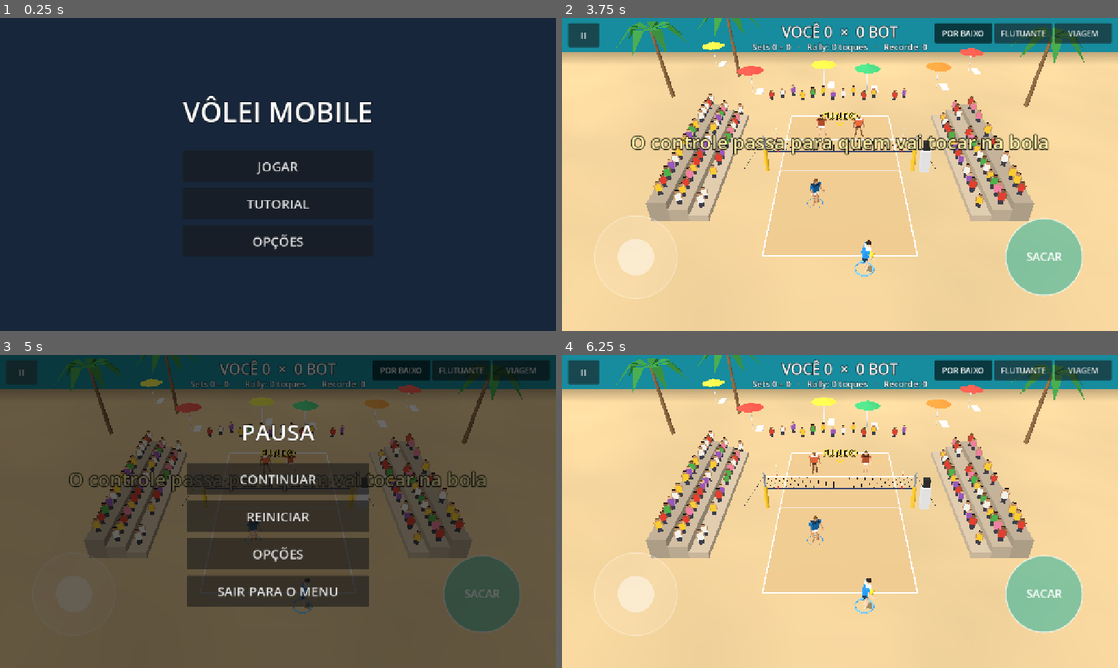
Above: before the commit, frames 1-4 (two rows, left to right).
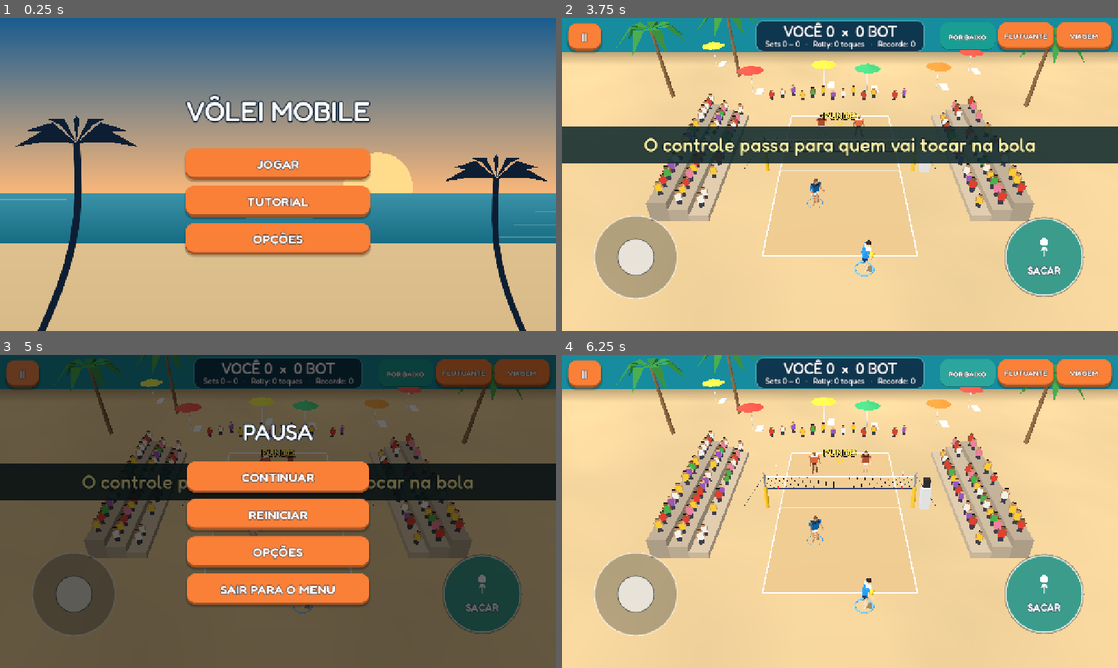
Above: after the commit, the same moments.

Repository: viniciolimadev/v-slash
Game: Godot game, scene res://scenes/app.tscn
Two runs of this game, one before a commit and one after it. Both use one fixed random seed, a clock stepped at 60 frames per second and the inputs below.
Inputs:
- Up to frame 1 (0.25 s): no input
- Up to frame 2 (3.75 s): click "JOGAR" at 0.5 s; click "1v1" at 1.25 s; click "2v2" at 2 s; click "FÁCIL · 0V 0D" at 2.75 s; click "PULAR" at 3.5 s
- Up to frame 3 (5 s): click "II" at 4.25 s
- Up to frame 4 (6.25 s): click "REINICIAR" at 5 s; click "POR BAIXO" at 5.75 s

The runs differ from the first frame. In frame 1, 97% of the frame differs, in the area x 0-100%, y 0-100%; in frame 2, 23%; in frame 3, 32%; in frame 4, 12%.

Commit message:
UI: beach theme, Fredoka font, action icons and HUD plate (F4 · 4.7)
UiTheme builds the theme in code and merges it into Godot's default
theme once (CanvasLayers don't inherit a parent's theme): pill buttons
with a pressed state, thick slider track with a big knob, panels.
Menu screens draw an illustrated sunset beach (ScreenBackdrop) and fade
in for 0.2 s (no slide, so e2e button positions stay valid); pause
keeps the dim overlay. The score sits on a plate, banners on a band,
the action button draws a vector icon above the label (B4-5) and the
joystick/button get dark rims to read on sand. Pause and serve picker
are 64 px tall.

Test: _test_theme_targets (26 buttons/sliders across title, level,
options, result, pause and HUD are >= 64 px at 720p); HUD layout test
now waits two frames for the plate to fit its text.

Diff:
--- a/scripts/main.gd
+++ b/scripts/main.gd
@@ -43,6 +43,7 @@
 		views = false
 	if config == null:
 		config = MatchConfig.new()
+	UiTheme.install()
 	_setup_input()
 	_build_world()
 	_build_match()
@@ -60,6 +61,7 @@
 func _process(_delta: float) -> void:
 	markers.refresh()
 	controls.action_label = game.action_label(_me())
+	controls.action_act = game.current_act(_me())
 	controls.action_hot = game.is_hot(_me())
 	controls.queue_redraw()
 	hud.set_board(game.rules, game.rally_touches, game.best_rally)
--- a/scripts/ui/hud.gd
+++ b/scripts/ui/hud.gd
@@ -12,6 +12,7 @@
 enum Mode { STANDALONE, MATCH, TUTORIAL }
 
 var _score: Label
+var _plate: PanelContainer
 var _rally: Label
 var _badge: Label
 var _banner: Label
@@ -33,12 +34,26 @@
 	add_child(root)
 	# "and_offsets": só set_anchors_preset() mantém o retângulo atual (0x0)
 	root.set_anchors_and_offsets_preset(Control.PRESET_FULL_RECT)
-	_score = _make_label(root, 34, 8.0, 46.0)
-	_rally = _make_label(root, 20, 52.0, 28.0)
-	_badge = _make_label(root, 22, 80.0, 28.0)
-	_popup = _make_label(root, 46, 108.0, 60.0)
-	_message = _make_label(root, 30, 166.0, 44.0)
-	_banner = _make_label(root, 44, 250.0, 70.0)
+	# placar numa "plaquinha" no centro do topo
+	var plate := PanelContainer.new()
+	plate.mouse_filter = Control.MOUSE_FILTER_IGNORE
+	root.add_child(plate)
+	plate.set_anchors_and_offsets_preset(Control.PRESET_CENTER_TOP)
+	plate.grow_horizontal = Control.GROW_DIRECTION_BOTH
+	plate.offset_top = 6.0
+	var box := VBoxContainer.new()
+	box.add_theme_constant_override("separation", -4)
+	plate.add_child(box)
+	_score = _plain_label(box, 34)
+	_rally = _plain_label(box, 18)
+	_plate = plate
+	_badge = _make_label(root, 22, 96.0, 28.0)
+	_popup = _make_label(root, 46, 120.0, 60.0)
+	_message = _make_label(root, 30, 178.0, 44.0)
+	_banner = _make_label(root, 44, 250.0, 84.0)
+	var band := StyleBoxFlat.new()
+	band.bg_color = UiTheme.PANEL
+	_banner.add_theme_stylebox_override("normal", band)
 	_popup.modulate.a = 0.0
 	_message.modulate.a = 0.0
 	_banner.modulate.a = 0.0
@@ -48,7 +63,8 @@
 	_reset_btn.pressed.connect(func() -> void: reset_pressed.emit())
 
 	_pause_btn = _make_button(root, "II")
-	_pause_btn.custom_minimum_size = Vector2(72.0, 56.0)
+	_pause_btn.custom_minimum_size = Vector2(76.0, 64.0)
+	_pause_btn.add_theme_font_size_override("font_size", 28)
 	_pause_btn.size = _pause_btn.custom_minimum_size
 	_pause_btn.position = Vector2(14.0, 12.0)
 	_pause_btn.visible = false
@@ -68,8 +84,8 @@
 	root.add_child(_serve_box)
 	_serve_box.set_anchors_preset(Control.PRESET_TOP_RIGHT)
 	_serve_box.grow_horizontal = Control.GROW_DIRECTION_BEGIN
-	_serve_box.offset_top = 12.0
-	_serve_box.offset_bottom = 58.0
+	_serve_box.offset_top = 10.0
+	_serve_box.offset_bottom = 74.0
 	_place_serve_box(Mode.STANDALONE)
 	_serve_box.visible = false
 	var group := ButtonGroup.new()
@@ -79,8 +95,14 @@
 		b.focus_mode = Control.FOCUS_NONE
 		b.toggle_mode = true
 		b.button_group = group
-		b.add_theme_font_size_override("font_size", 18)
-		b.custom_minimum_size = Vector2(132.0, 46.0)
+		b.add_theme_font_size_override("font_size", 17)
+		b.add_theme_constant_override("outline_size", 4)
+		for st in ["normal", "hover", "pressed", "hover_pressed"]:
+			var sb := b.get_theme_stylebox(st).duplicate() as StyleBoxFlat
+			sb.content_margin_left = 6.0
+			sb.content_margin_right = 6.0
+			b.add_theme_stylebox_override(st, sb)
+		b.custom_minimum_size = Vector2(128.0, 64.0)
 		b.pressed.connect(func() -> void: serve_type_chosen.emit(kind))
 		_serve_box.add_child(b)
 		_serve_btns.append(b)
@@ -90,8 +112,7 @@
 	_reset_btn.visible = mode == Mode.STANDALONE
 	_level_btn.visible = mode == Mode.STANDALONE
 	_pause_btn.visible = mode != Mode.STANDALONE
-	_score.visible = mode != Mode.TUTORIAL
-	_rally.visible = mode != Mode.TUTORIAL
+	_plate.visible = mode != Mode.TUTORIAL
 	_place_serve_box(mode)
 	if mode != Mode.STANDALONE:
 		E2eHooks.publish("hud/pause", _pause_btn)
@@ -173,7 +194,7 @@
 	var ls := LabelSettings.new()
 	ls.font_size = font_size
 	ls.outline_size = maxi(4, int(font_size * 0.2))
-	ls.outline_color = Color(0.0, 0.0, 0.0, 0.85)
+	ls.outline_color = UiTheme.INK
 	l.label_settings = ls
 	l.horizontal_alignment = HORIZONTAL_ALIGNMENT_CENTER
 	l.vertical_alignment = VERTICAL_ALIGNMENT_CENTER
@@ -185,11 +206,24 @@
 	return l
 
 
+func _plain_label(parent: Control, font_size: int) -> Label:
+	var l := Label.new()
+	var ls := LabelSettings.new()
+	ls.font_size = font_size
+	ls.outline_size = maxi(4, int(font_size * 0.2))
+	ls.outline_color = UiTheme.INK
+	l.label_settings = ls
+	l.horizontal_alignment = HORIZONTAL_ALIGNMENT_CENTER
+	l.mouse_filter = Control.MOUSE_FILTER_IGNORE
+	parent.add_child(l)
+	return l
+
+
 func _make_button(parent: Control, text: String) -> Button:
 	var b := Button.new()
 	b.text = text
 	b.focus_mode = Control.FOCUS_NONE
 	b.add_theme_font_size_override("font_size", 22)
-	b.custom_minimum_size = Vector2(190.0, 46.0)
+	b.custom_minimum_size = Vector2(190.0, 56.0)
 	parent.add_child(b)
 	return b
--- /dev/null
+++ b/scripts/ui/icons.gd
@@ -0,0 +1,57 @@
+class_name Icons
+extends RefCounted
+## Ícones vetoriais desenhados com draw_* (sem textura): um por ação do botão (B4-5: ícone
+## além do texto, não no lugar) e o da pausa. `s` = meia altura do ícone em pixels.
+
+
+static func draw_act(ci: CanvasItem, act: int, c: Vector2, s: float, col: Color) -> void:
+	var w := maxf(2.0, s * 0.16)
+	match act:
+		Game.Act.SERVE:
+			# bola subindo com seta
+			ci.draw_circle(c + Vector2(0.0, -s * 0.45), s * 0.38, col)
+			ci.draw_line(c + Vector2(0.0, s * 0.95), c + Vector2(0.0, s * 0.05), col, w, true)
+			_head(ci, c + Vector2(0.0, s * 0.02), Vector2.UP, s * 0.35, col, w)
+		Game.Act.RECEIVE, Game.Act.FREEBALL:
+			# manchete: bola sobre os antebraços juntos (V)
+			ci.draw_circle(c + Vector2(0.0, -s * 0.5), s * 0.34, col)
+			ci.draw_polyline(PackedVector2Array([c + Vector2(-s * 0.8, s * 0.1), c + Vector2(0.0, s * 0.85),
+					c + Vector2(s * 0.8, s * 0.1)]), col, w * 1.3, true)
+		Game.Act.SET_BALL:
+			# toque: duas mãos abertas sob a bola
+			ci.draw_circle(c + Vector2(0.0, -s * 0.55), s * 0.34, col)
+			for sx: float in [-1.0, 1.0]:
+				var base := c + Vector2(sx * s * 0.45, s * 0.75)
+				ci.draw_line(base, base + Vector2(sx * s * 0.1, -s * 0.85), col, w, true)
+				ci.draw_line(base + Vector2(sx * s * 0.1, -s * 0.85), base + Vector2(sx * s * 0.4, -s * 0.6), col, w, true)
+		Game.Act.ATTACK:
+			# raio
+			ci.draw_colored_polygon(PackedVector2Array([c + Vector2(s * 0.2, -s), c + Vector2(-s * 0.55, s * 0.12),
+					c + Vector2(-s * 0.02, s * 0.12), c + Vector2(-s * 0.25, s), c + Vector2(s * 0.55, -s * 0.18),
+					c + Vector2(s * 0.02, -s * 0.18)]), col)
+		Game.Act.BLOCK:
+			# duas mãos (palmas) lado a lado
+			for sx: float in [-1.0, 1.0]:
+				var r := Rect2(c + Vector2(sx * s * 0.42 - s * 0.32, -s * 0.85), Vector2(s * 0.64, s * 1.5))
+				ci.draw_rect(r, col)
+		Game.Act.DINK:
+			# arco curto por cima de uma barra (o bloqueio)
+			ci.draw_rect(Rect2(c + Vector2(-s * 0.15, -s * 0.1), Vector2(s * 0.3, s * 1.0)), col)
+			ci.draw_arc(c + Vector2(0.0, s * 0.1), s * 0.75, PI, TAU, 16, col, w, true)
+			_head(ci, c + Vector2(s * 0.75, s * 0.1), Vector2.DOWN, s * 0.3, col, w)
+		Game.Act.DIVE:
+			# corpo esticado no chão alcançando a bola
+			ci.draw_circle(c + Vector2(-s * 0.7, -s * 0.25), s * 0.3, col)
+			ci.draw_line(c + Vector2(-s * 0.35, s * 0.25), c + Vector2(s * 0.9, s * 0.55), col, w * 1.6, true)
+			ci.draw_line(c + Vector2(-s * 0.95, s * 0.75), c + Vector2(s * 0.95, s * 0.75), col, w * 0.8, true)
+
+
+static func draw_pause(ci: CanvasItem, c: Vector2, s: float, col: Color) -> void:
+	for sx: float in [-1.0, 1.0]:
+		ci.draw_rect(Rect2(c + Vector2(sx * s * 0.35 - s * 0.16, -s * 0.6), Vector2(s * 0.32, s * 1.2)), col)
+
+
+static func _head(ci: CanvasItem, tip: Vector2, dir: Vector2, size: float, col: Color, w: float) -> void:
+	var side := dir.orthogonal()
+	ci.draw_line(tip, tip - dir * size + side * size * 0.8, col, w, true)
+	ci.draw_line(tip, tip - dir * size - side * size * 0.8, col, w, true)
--- a/scripts/ui/pause_menu.gd
+++ b/scripts/ui/pause_menu.gd
@@ -40,9 +40,9 @@
 
 	func _init() -> void:
 		screen_name = "pause"
+		dim = true
 
 	func _build() -> void:
-		(get_child(0) as ColorRect).color = Color(0.0, 0.0, 0.0, 0.6)
 		add_title("PAUSA", 52)
 		add_space(8.0)
 		add_button("CONTINUAR", "resume", func() -> void: menu.resume_pressed.emit())
--- a/scripts/ui/screens/options_screen.gd
+++ b/scripts/ui/screens/options_screen.gd
@@ -51,7 +51,7 @@
 	slider.max_value = hi
 	slider.step = 0.05 if hi <= 1.0 else 0.1
 	slider.value = value
-	slider.custom_minimum_size = Vector2(BUTTON_SIZE.x, 48.0)
+	slider.custom_minimum_size = Vector2(BUTTON_SIZE.x, 64.0)
 	slider.focus_mode = Control.FOCUS_NONE
 	column.add_child(slider)
 	E2eHooks.publish(screen_name + "/" + key, slider)
--- a/scripts/ui/screens/screen.gd
+++ b/scripts/ui/screens/screen.gd
@@ -3,18 +3,25 @@
 ## Base das telas de menu: fundo, coluna centralizada e botões grandes para o polegar.
 ## Cada tela monta o conteúdo em _build() e avisa o App por sinais.
 
-const BG := Color(0.09, 0.15, 0.23)
+const ENTER_TIME := 0.2                      # s do esmaecer de entrada
 const BUTTON_SIZE := Vector2(420.0, 72.0)    # alvo de toque >= 64 px de altura (RNF-1.04)
 const GAP := 14.0
 
 var screen_name := "screen"                  # chave do e2e (window.__vs.screen)
 var column: VBoxContainer
+var dim := false                             # true = fundo escuro translúcido (pausa) em vez da praia
 
 
 func _ready() -> void:
+	UiTheme.install()
 	set_anchors_and_offsets_preset(Control.PRESET_FULL_RECT)
-	var bg := ColorRect.new()
-	bg.color = BG
+	var bg: Control
+	if dim:
+		var rect := ColorRect.new()
+		rect.color = Color(0.0, 0.0, 0.0, 0.6)
+		bg = rect
+	else:
+		bg = ScreenBackdrop.new()
 	add_child(bg)
 	bg.set_anchors_and_offsets_preset(Control.PRESET_FULL_RECT)
 	var center := CenterContainer.new()
@@ -25,6 +32,9 @@
 	center.add_child(column)
 	_build()
 	E2eHooks.set_screen(screen_name)
+	# entrada: só esmaece (não desloca: o e2e mede os botões no primeiro quadro)
+	center.modulate.a = 0.0
+	create_tween().tween_property(center, "modulate:a", 1.0, ENTER_TIME)
 
 
 func _build() -> void:
@@ -42,8 +52,8 @@
 	var ls := LabelSettings.new()
 	ls.font_size = font_size
 	ls.font_color = color
-	ls.outline_size = maxi(2, int(font_size * 0.12))
-	ls.outline_color = Color(0.0, 0.0, 0.0, 0.6)
+	ls.outline_size = maxi(4, int(font_size * 0.18))
+	ls.outline_color = UiTheme.INK
 	l.label_settings = ls
 	column.add_child(l)
 	return l
--- /dev/null
+++ b/scripts/ui/screens/screen_backdrop.gd
@@ -0,0 +1,53 @@
+class_name ScreenBackdrop
+extends Control
+## Fundo ilustrado das telas de menu: céu de fim de tarde, sol, mar, areia e dois coqueiros,
+## tudo com draw_* (escala com a tela, nenhum arquivo).
+
+const SKY_TOP := Color(0.1, 0.36, 0.56)
+const SKY_LOW := Color(0.98, 0.72, 0.48)
+const SEA := Color(0.1, 0.5, 0.6)
+const SAND := Color(0.86, 0.73, 0.52)
+const INK := Color(0.05, 0.12, 0.2)
+
+
+func _ready() -> void:
+	mouse_filter = Control.MOUSE_FILTER_IGNORE
+	resized.connect(queue_redraw)
+
+
+func _draw() -> void:
+	var w := size.x
+	var h := size.y
+	var horizon := h * 0.56
+	_grad(Rect2(0.0, 0.0, w, horizon), SKY_TOP, SKY_LOW)
+	draw_circle(Vector2(w * 0.68, horizon - h * 0.02), h * 0.11, Color(1.0, 0.86, 0.55))
+	_grad(Rect2(0.0, horizon, w, h * 0.16), SEA.lightened(0.15), SEA.darkened(0.15))
+	for i in 7:
+		var y := horizon + h * (0.02 + 0.02 * i)
+		var x0 := w * fposmod(0.13 * i * 3.7, 1.0)
+		draw_line(Vector2(x0, y), Vector2(x0 + w * 0.12, y), Color(1.0, 1.0, 1.0, 0.22), 2.0)
+	_grad(Rect2(0.0, horizon + h * 0.16, w, h), SAND.lightened(0.08), SAND.darkened(0.08))
+	_palm(Vector2(w * 0.07, h * 1.02), h, 1.0)
+	_palm(Vector2(w * 0.95, h * 1.04), h * 0.85, -1.0)
+
+
+func _grad(r: Rect2, top: Color, bottom: Color) -> void:
+	draw_polygon(PackedVector2Array([r.position, Vector2(r.end.x, r.position.y), r.end, Vector2(r.position.x, r.end.y)]),
+			PackedColorArray([top, top, bottom, bottom]))
+
+
+## Silhueta de coqueiro: tronco curvo e folhas em leque.
+func _palm(base: Vector2, h: float, lean: float) -> void:
+	var top := base + Vector2(lean * h * 0.12, -h * 0.62)
+	var pts := PackedVector2Array()
+	for k in 9:
+		var u := k / 8.0
+		pts.append(base.lerp(top, u) + Vector2(lean * sin(u * PI) * h * 0.05, 0.0))
+	draw_polyline(pts, INK, h * 0.022, true)
+	for k in 7:
+		var ang := PI * (1.05 + 0.15 * k) if lean > 0.0 else PI * (1.05 + 0.15 * k)
+		var dir := Vector2(cos(ang), sin(ang) * 0.6 + 0.15)
+		var tip := top + dir * h * 0.2
+		var mid := top + dir * h * 0.1 + Vector2(0.0, -h * 0.03)
+		var n := dir.orthogonal() * h * 0.02
+		draw_colored_polygon(PackedVector2Array([top, mid + n, tip, mid - n]), INK)
--- a/scripts/ui/touch_controls.gd
+++ b/scripts/ui/touch_controls.gd
@@ -17,6 +17,7 @@
 const DEAD_ZONE := 0.12
 
 var action_label := ""
+var action_act := 0                 # Game.Act do botão agora (ícone acima do texto)
 var action_hot := false             # true quando está na hora de soltar
 var left_handed := false            # canhoto: botão de ação à esquerda, joystick à direita
 
@@ -112,28 +113,37 @@
 
 func _draw() -> void:
 	# joystick
+	# fundo escuro translúcido: lê bem sobre a areia clara
 	var base := _joy_origin if _joy_index != -1 else _joy_home()
-	draw_circle(base, JOY_RADIUS, Color(1.0, 1.0, 1.0, 0.1))
-	draw_arc(base, JOY_RADIUS, 0.0, TAU, 48, Color(1.0, 1.0, 1.0, 0.35), 2.0, true)
+	draw_circle(base, JOY_RADIUS, Color(0.03, 0.1, 0.16, 0.28))
+	draw_arc(base, JOY_RADIUS, 0.0, TAU, 48, Color(1.0, 1.0, 1.0, 0.55), 3.0, true)
 	var knob := base
 	if _joy_index != -1:
 		knob = base + (_joy_pos - base).limit_length(JOY_RADIUS)
-	draw_circle(knob, KNOB_RADIUS, Color(1.0, 1.0, 1.0, 0.45))
+	draw_circle(knob, KNOB_RADIUS, Color(1.0, 1.0, 1.0, 0.7))
+	draw_arc(knob, KNOB_RADIUS, 0.0, TAU, 32, Color(0.03, 0.1, 0.16, 0.5), 2.0, true)
 
-	# botão de ação
+	# botão de ação: ícone da ação em cima, texto embaixo (o texto ensina, o ícone se lê rápido)
 	var c := _button_center()
-	var col := Color(1.0, 1.0, 1.0, 0.12)
+	var col := Color(0.03, 0.1, 0.16, 0.3)
 	if action_label != "":
-		col = Color(0.15, 0.7, 0.62, 0.55)
+		col = Color(0.1, 0.62, 0.58, 0.75)
 	if action_hot:
-		col = Color(0.3, 1.0, 0.45, 0.8)
+		col = Color(0.3, 1.0, 0.45, 0.9)
 	if _act_index != -1 or _key_down:
 		col = col.lightened(0.25)
+	draw_circle(c, BTN_RADIUS + 4.0, Color(0.03, 0.1, 0.16, 0.35))
 	draw_circle(c, BTN_RADIUS, col)
-	draw_arc(c, BTN_RADIUS, 0.0, TAU, 48, Color(1.0, 1.0, 1.0, 0.6), 3.0, true)
+	draw_arc(c, BTN_RADIUS, 0.0, TAU, 48, Color(1.0, 1.0, 1.0, 0.75), 3.0, true)
 	var text := action_label if action_label != "" else "—"
-	draw_string(ThemeDB.fallback_font, c + Vector2(-BTN_RADIUS, 9.0), text,
-			HORIZONTAL_ALIGNMENT_CENTER, BTN_RADIUS * 2.0, 26, Color.WHITE)
+	var ink := Color(0.05, 0.12, 0.2) if action_hot else Color.WHITE
+	if action_label != "":
+		Icons.draw_act(self, action_act, c + Vector2(0.0, -24.0), 24.0, ink)
+	var font := ThemeDB.fallback_font
+	var y := 40.0 if action_label != "" else 10.0
+	draw_string_outline(font, c + Vector2(-BTN_RADIUS, y), text, HORIZONTAL_ALIGNMENT_CENTER, BTN_RADIUS * 2.0, 24,
+			6, Color(0.05, 0.12, 0.2, 0.0 if action_hot else 0.8))
+	draw_string(font, c + Vector2(-BTN_RADIUS, y), text, HORIZONTAL_ALIGNMENT_CENTER, BTN_RADIUS * 2.0, 24, ink)
 
 	# rastro do dedo enquanto mira
 	if _act_index != -1 and _act_pos.distance_to(_act_start) > 8.0:
--- /dev/null
+++ b/scripts/ui/ui_theme.gd
@@ -0,0 +1,113 @@
+class_name UiTheme
+extends RefCounted
+## Tema do jogo (RF-4.09): fonte Fredoka, botões "pílula" com borda de baixo, controles deslizantes,
+## painéis. Montado por código e instalado no tema padrão do Godot: vale para todas as telas,
+## HUD e pausa (CanvasLayer não herda tema do pai, o tema padrão sim).
+
+const FONT := "res://assets/fonts/Fredoka.ttf"
+const INK := Color(0.05, 0.12, 0.2)            # contorno do texto e sombras
+const PANEL := Color(0.05, 0.16, 0.26, 0.86)   # placas (placar, faixas)
+const PRIMARY := Color(0.98, 0.5, 0.22)        # botões (laranja pôr do sol)
+const TOGGLED := Color(0.1, 0.62, 0.58)        # botão ligado (verde-água)
+const DISABLED := Color(0.36, 0.42, 0.48)
+
+
+## Instala uma vez (App e partida sozinha chamam; a segunda chamada não faz nada).
+static func install() -> void:
+	var base := ThemeDB.get_default_theme()
+	if base.has_constant("installed", "UiTheme"):
+		return
+	var t := build()
+	base.merge_with(t)
+	base.set_constant("installed", "UiTheme", 1)
+	ThemeDB.fallback_font = t.default_font
+
+
+static func font(weight := 500) -> Font:
+	var f := FontVariation.new()
+	f.base_font = load(FONT)
+	f.variation_opentype = {TextServerManager.get_primary_interface().name_to_tag("wght"): weight}
+	return f
+
+
+static func build() -> Theme:
+	var t := Theme.new()
+	t.default_font = font(600)
+	t.default_font_size = 28
+	t.set_font("font", "Label", font(500))
+	t.set_color("font_color", "Label", Color.WHITE)
+	t.set_color("font_outline_color", "Label", INK)
+	t.set_constant("outline_size", "Label", 6)
+	# botões
+	t.set_stylebox("normal", "Button", _pill(PRIMARY))
+	t.set_stylebox("hover", "Button", _pill(PRIMARY.lightened(0.1)))
+	t.set_stylebox("pressed", "Button", _pill(TOGGLED, true))
+	t.set_stylebox("hover_pressed", "Button", _pill(TOGGLED.lightened(0.08), true))
+	t.set_stylebox("disabled", "Button", _pill(DISABLED))
+	t.set_stylebox("focus", "Button", StyleBoxEmpty.new())
+	for c in ["font_color", "font_hover_color", "font_pressed_color", "font_hover_pressed_color", "font_focus_color"]:
+		t.set_color(c, "Button", Color.WHITE)
+	t.set_color("font_disabled_color", "Button", Color(0.85, 0.88, 0.9, 0.8))
+	t.set_color("font_outline_color", "Button", INK.lerp(PRIMARY, 0.2))
+	t.set_constant("outline_size", "Button", 6)
+	# controle deslizante: trilho grosso e bolinha grande (fácil de pegar com o dedo)
+	var track := StyleBoxFlat.new()
+	track.bg_color = Color(1.0, 1.0, 1.0, 0.25)
+	_round(track, 10)
+	track.content_margin_top = 8.0
+	track.content_margin_bottom = 8.0
+	t.set_stylebox("slider", "HSlider", track)
+	var fill := track.duplicate() as StyleBoxFlat
+	fill.bg_color = PRIMARY
+	t.set_stylebox("grabber_area", "HSlider", fill)
+	t.set_stylebox("grabber_area_highlight", "HSlider", fill)
+	var knob := _circle(36, Color.WHITE, PRIMARY.darkened(0.3))
+	t.set_icon("grabber", "HSlider", knob)
+	t.set_icon("grabber_highlight", "HSlider", knob)
+	# placas (placar do HUD, faixas)
+	var panel := StyleBoxFlat.new()
+	panel.bg_color = PANEL
+	_round(panel, 16)
+	panel.border_color = Color(1.0, 1.0, 1.0, 0.18)
+	panel.set_border_width_all(2)
+	panel.content_margin_left = 22.0
+	panel.content_margin_right = 22.0
+	panel.content_margin_top = 4.0
+	panel.content_margin_bottom = 6.0
+	t.set_stylebox("panel", "PanelContainer", panel)
+	return t
+
+
+static func _pill(c: Color, pressed := false) -> StyleBoxFlat:
+	var s := StyleBoxFlat.new()
+	s.bg_color = c
+	_round(s, 20)
+	# borda de baixo mais escura dá volume; apertado "afunda" (borda some)
+	s.border_color = c.darkened(0.35)
+	s.border_width_bottom = 2 if pressed else 6
+	s.content_margin_left = 18.0
+	s.content_margin_right = 18.0
+	s.content_margin_top = 8.0 + (4.0 if pressed else 0.0)
+	s.content_margin_bottom = 8.0
+	s.shadow_color = Color(0.0, 0.0, 0.0, 0.25)
+	s.shadow_size = 0 if pressed else 4
+	s.shadow_offset = Vector2(0.0, 3.0)
+	return s
+
+
+static func _round(s: StyleBoxFlat, r: int) -> void:
+	s.corner_radius_top_left = r
+	s.corner_radius_top_right = r
+	s.corner_radius_bottom_left = r
+	s.corner_radius_bottom_right = r
+
+
+static func _circle(d: int, fill: Color, rim: Color) -> ImageTexture:
+	var img := Image.create(d, d, false, Image.FORMAT_RGBA8)
+	var r := d * 0.5
+	for y in d:
+		for x in d:
+			var k := Vector2(x + 0.5 - r, y + 0.5 - r).length()
+			var a := clampf(r - k, 0.0, 1.0)
+			img.set_pixel(x, y, Color(rim if k > r - 4.0 else fill, a))
+	return ImageTexture.create_from_image(img)
--- a/tests/run_tests.gd
+++ b/tests/run_tests.gd
@@ -35,7 +35,7 @@
 	print("== controles de toque ==")
 	_test_touch_controls()
 	print("== HUD (layout) ==")
-	_test_hud_layout()
+	await _test_hud_layout()
 	print("== mira ==")
 	_test_aim()
 	print("== assistência de mira ==")
@@ -82,6 +82,8 @@
 	_test_left_handed()
 	print("== tutorial ==")
 	_test_tutorial()
+	print("== tema: alvos de toque ==")
+	_test_theme_targets()
 	print("== fluxo de telas (App) ==")
 	_test_app_flow()
 	print("== duração: humano casual x Fácil ==")
@@ -514,6 +516,9 @@
 	_check(root.size.is_equal_approx(screen), "HUD ocupa a tela toda (%s)" % root.size)
 	_check(c.size.is_equal_approx(screen), "controles de toque ocupam a tela toda (%s)" % c.size)
 	var score := hud.get("_score") as Label
+	# a placa do placar se ajusta ao texto no quadro seguinte
+	await process_frame
+	await process_frame
 	_check(absf(score.get_global_rect().get_center().x - screen.x * 0.5) < 2.0, "placar centralizado")
 	var lvl := hud.get("_level_btn") as Button
 	var r := lvl.get_global_rect()
@@ -1677,6 +1682,55 @@
 	return out
 
 
+func _all_controls(n: Node, out: Array[Control]) -> Array[Control]:
+	for c in n.get_children():
+		if c is Button or c is HSlider:
+			out.append(c)
+		_all_controls(c, out)
+	return out
+
+
+## RF-4.09: com o tema novo, todo botão e controle deslizante das telas tem ≥ 64 px de altura em 720p.
+func _test_theme_targets() -> void:
+	var path := "user://test_theme.cfg"
+	DirAccess.remove_absolute(path)
+	var app: Node = load("res://scenes/app.tscn").instantiate()
+	app.set("save", SaveData.new(path))
+	root.add_child(app)
+	_check(ThemeDB.get_default_theme().has_constant("installed", "UiTheme")
+			and ThemeDB.fallback_font is FontVariation, "tema e fonte do jogo instalados")
+	var small: Array[String] = []
+	var count := 0
+	var st := MatchStats.new()
+	var opens := {
+		"título": func() -> void: app.call("show_title"),
+		"escolha": func() -> void: app.call("show_level_select"),
+		"opções": func() -> void: app.call("show_options", func() -> void: pass),
+		"resultado": func() -> void: app.call("show_result", MatchResult.new(0, 0, [Vector2i(15, 9)], st)),
+	}
+	for k in opens:
+		(opens[k] as Callable).call()
+		for c in _all_controls(app.get("screen"), []):
+			count += 1
+			if c.get_combined_minimum_size().y < 64.0:
+				small.append("%s/%s" % [k, c.get("text") if c is Button else "slider"])
+	var pm := PauseMenu.new()
+	root.add_child(pm)
+	pm.open(true)
+	var main := _make_main_cfg(MatchConfig.from_save(SaveData.new(path), 0))
+	var hud: Hud = main.get("hud")
+	for c in _all_controls(pm, []) + [hud.get("_pause_btn")] + (hud.get("_serve_btns") as Array):
+		count += 1
+		if (c as Control).get_combined_minimum_size().y < 64.0:
+			small.append("pausa-hud/%s" % (c as Button).text)
+	_check(small.is_empty() and count >= 18, "%d alvos de toque com ≥ 64 px (menores: %s)" % [count, small])
+	_free_main(main)
+	pm.free()
+	root.remove_child(app)
+	app.free()
+	DirAccess.remove_absolute(path)
+
+
 func _test_app_flow() -> void:
 	var path := "user://test_app.cfg"
 	DirAccess.remove_absolute(path)
Not shown, added: scripts/ui/icons.gd.uid
Not shown, added: scripts/ui/screens/screen_backdrop.gd.uid
Not shown, added: scripts/ui/ui_theme.gd.uid
